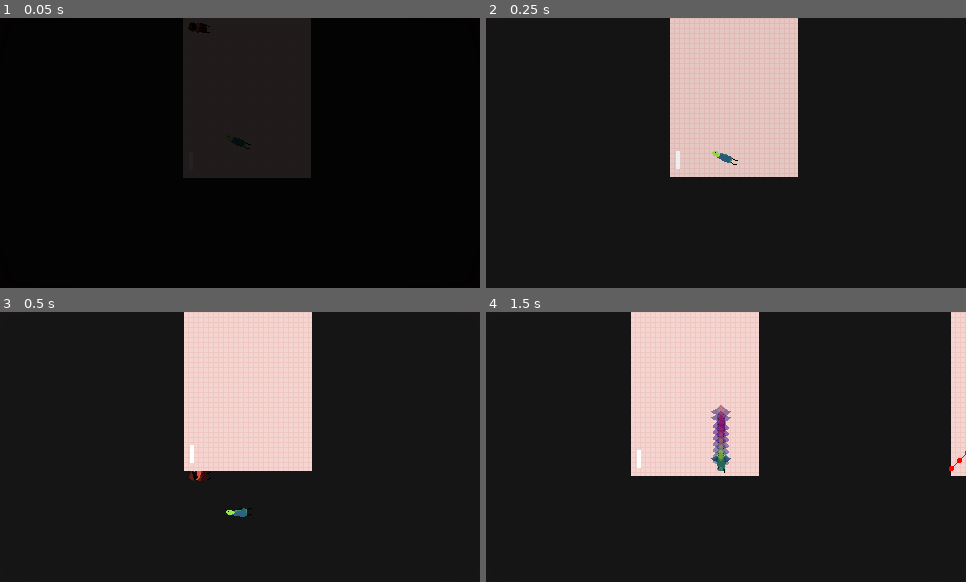
Above: before the commit, frames 1-4 (two rows, left to right).
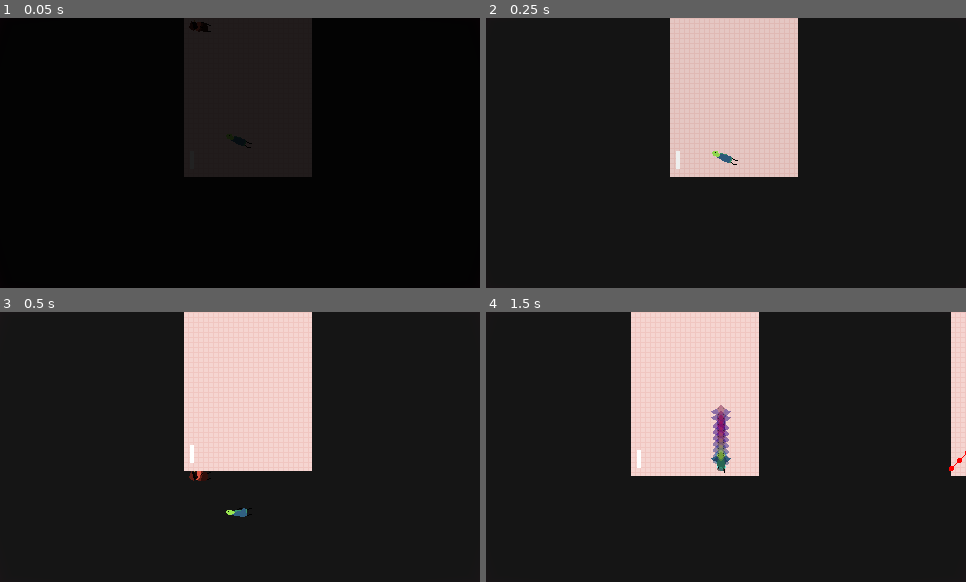
Above: after the commit, the same moments.

Repository: ehj37/Lizard-Mini
Game: Godot game, scene res://scenes/levels/level2.tscn
Two runs of this game, one before a commit and one after it. Both use one fixed random seed, a clock stepped at 60 frames per second and the inputs below. Sound files missing from this copy of the repository are replaced by a short silence.
Inputs (mouse positions are in pixels of both pictures, inside the frame that each line leads up to):
- Up to frame 1 (0.05 s): no input
- Up to frame 2 (0.25 s): no input
- Up to frame 3 (0.5 s): no input
- Up to frame 4 (1.5 s): move the mouse to (831, 433) at 0.52 s; press the mouse at (831, 433) at 0.53 s; hold Right (move_right) 0.53-1.28 s; move the mouse to (630, 460) at 1.27 s; release the mouse at (630, 460) at 1.28 s; hold Down (move_down) from 1.28 s (still down); tap Space (dash) at 1.35 s

The runs differ from the first frame. In frame 1, 0.4% of the frame differs, in the area x 38-65%, y 0-60%; in frame 2, nothing differs; in frame 3, nothing differs; in frame 4, nothing differs.

Commit message:
Directional camera movement on player sword connect

Diff:
--- a/autoload/signal_bus.gd
+++ b/autoload/signal_bus.gd
@@ -1,7 +1,7 @@
 extends Node
 
 @warning_ignore("unused_signal")
-signal shake_camera(shake_magnitude: CameraShakeMagnitude)
+signal shake_camera(shake_magnitude: CameraShakeMagnitude, direction: Vector2)
 @warning_ignore("unused_signal")
 signal focus_camera(target: Vector2)
 @warning_ignore("unused_signal")
--- a/scenes/enemies/golem/state/slam.gd
+++ b/scenes/enemies/golem/state/slam.gd
@@ -19,7 +19,7 @@
 func enter(data: Dictionary = {}) -> void:
 	_is_combo = data.get("is_combo", false)
 
-	SignalBus.shake_camera.emit(SignalBus.CameraShakeMagnitude.SMALL)
+	SignalBus.shake_camera.emit(SignalBus.CameraShakeMagnitude.SMALL, Vector2.ZERO)
 	golem.animation_player.play("slam")
 	SoundEffectManager.play_at(slam_sound_effect_config, golem.global_position)
 
--- a/scenes/enemies/wisp/wisp.gd
+++ b/scenes/enemies/wisp/wisp.gd
@@ -42,9 +42,9 @@
 	state_machine.transition_to("Death")
 
 
-func _on_hitbox_blood_drawn(hurtbox_owner_type: Hitbox.HurtboxOwnerType, _is_lethal: bool) -> void:
+func _on_hitbox_blood_drawn(hurtbox_owner_type: Hurtbox.OwnerType, _is_lethal: bool) -> void:
 	# Power through breakable obstacles without dying.
-	if hurtbox_owner_type == Hitbox.HurtboxOwnerType.UNCATEGORIZED:
+	if hurtbox_owner_type == Hurtbox.OwnerType.UNCATEGORIZED:
 		return
 
 	if state_machine.current_state.name == "Alert":
--- a/scenes/hitbox/hitbox.gd
+++ b/scenes/hitbox/hitbox.gd
@@ -2,10 +2,9 @@
 
 extends Area2D
 
-signal blood_drawn(hurtbox_owner_type: HurtboxOwnerType, is_lethal: bool)
+signal blood_drawn(hurtbox_owner_type: Hurtbox.OwnerType, is_lethal: bool)
 
 enum DamageType { ENEMY, PLAYER, EXPLOSIVE, FIRE }
-enum HurtboxOwnerType { UNCATEGORIZED, PLAYER, ENEMY }
 
 @export var damage_amount: int = 1
 @export var damage_types: Array[DamageType] = []
@@ -37,17 +36,10 @@
 
 
 func on_hurtbox_connect(hurtbox: Hurtbox) -> void:
-	var hurtbox_owner_type: HurtboxOwnerType
-	var hurtbox_owner: Node = hurtbox.owner
-	if hurtbox_owner is Player:
-		hurtbox_owner_type = HurtboxOwnerType.PLAYER
-	elif hurtbox_owner is Enemy:
-		hurtbox_owner_type = HurtboxOwnerType.ENEMY
-	else:
-		hurtbox_owner_type = HurtboxOwnerType.UNCATEGORIZED
-
 	if hurtbox.health_component:
-		blood_drawn.emit(hurtbox_owner_type, hurtbox.health_component.is_health_depleted())
+		var hurtbox_owner_type: Hurtbox.OwnerType = hurtbox.get_owner_type()
+		var is_lethal: bool = hurtbox.health_component.is_health_depleted()
+		blood_drawn.emit(hurtbox_owner_type, is_lethal)
 
 
 func _ready() -> void:
--- a/scenes/hurtbox/hurtbox.gd
+++ b/scenes/hurtbox/hurtbox.gd
@@ -4,6 +4,8 @@
 
 signal hitbox_connected(damage_direction: Vector2, damage_types: Array[Hitbox.DamageType])
 signal burned
+
+enum OwnerType { UNCATEGORIZED, PLAYER, ENEMY }
 
 @export var health_component: HealthComponent
 # If the hurtbox's owner has been damaged by a hitbox, the amount of time before
@@ -58,6 +60,16 @@
 	return true
 
 
+func get_owner_type() -> OwnerType:
+	if owner is Player:
+		return OwnerType.PLAYER
+
+	if owner is Enemy:
+		return OwnerType.ENEMY
+
+	return OwnerType.UNCATEGORIZED
+
+
 func _physics_process(_delta: float) -> void:
 	if disabled:
 		return
--- a/scenes/objects/explosive_canister/explosive_canister.gd
+++ b/scenes/objects/explosive_canister/explosive_canister.gd
@@ -29,6 +29,6 @@
 	explosion.global_position = global_position
 	LevelManager.current_level.add_child(explosion)
 
-	SignalBus.shake_camera.emit(SignalBus.CameraShakeMagnitude.LARGE)
+	SignalBus.shake_camera.emit(SignalBus.CameraShakeMagnitude.LARGE, Vector2.ZERO)
 
 	queue_free()
--- a/scenes/player/player.gd
+++ b/scenes/player/player.gd
@@ -128,18 +128,12 @@
 			_pressed_movement_inputs.erase(movement_input)
 
 
-func _on_hitbox_sword_blood_drawn(
-	hurtbox_owner_type: Hitbox.HurtboxOwnerType, is_lethal: bool
-) -> void:
+func _on_hitbox_sword_blood_drawn(hurtbox_owner_type: Hurtbox.OwnerType, _is_lethal: bool) -> void:
 	match hurtbox_owner_type:
-		Hitbox.HurtboxOwnerType.ENEMY:
-			var shake_magnitude: SignalBus.CameraShakeMagnitude
-			if is_lethal:
-				shake_magnitude = SignalBus.CameraShakeMagnitude.LARGE
-			else:
-				shake_magnitude = SignalBus.CameraShakeMagnitude.SMALL
-
-			SignalBus.shake_camera.emit(shake_magnitude)
+		Hurtbox.OwnerType.ENEMY:
+			SignalBus.shake_camera.emit(
+				SignalBus.CameraShakeMagnitude.SMALL, -hitbox_sword.orientation
+			)
 			SoundEffectManager.play(_sword_connect_sound_effect_config)
 
 
--- a/scenes/player_camera/player_camera.gd
+++ b/scenes/player_camera/player_camera.gd
@@ -11,7 +11,8 @@
 
 @export var player: Player
 
-var _current_shake_magnitude: float = 5.0
+var _shake_magnitude: float = 0.0
+var _shake_direction: Vector2 = Vector2.ZERO
 var _focus_target: Vector2
 var _focused: bool = false
 var _registed_lock_areas: Array[CameraLockArea] = []
@@ -38,14 +39,8 @@
 
 
 func _process(delta: float) -> void:
-	if _current_shake_magnitude > 0:
-		var shake_offset_x: float = randf_range(-_current_shake_magnitude, _current_shake_magnitude)
-		var shake_offset_y: float = randf_range(-_current_shake_magnitude, _current_shake_magnitude)
-		offset = Vector2(shake_offset_x, shake_offset_y)
-
-		_current_shake_magnitude = max(_current_shake_magnitude - delta * SHAKE_DIMINISH_SPEED, 0)
-	else:
-		offset = Vector2.ZERO
+	_shake_magnitude = max(_shake_magnitude - SHAKE_DIMINISH_SPEED * delta, 0)
+	_set_shake_offset()
 
 	if _focused:
 		global_position = global_position.move_toward(_focus_target, delta * PAN_SPEED)
@@ -74,14 +69,27 @@
 	global_position = Vector2(target_x, target_y)
 
 
-func _begin_shake(shake_magnitude: SignalBus.CameraShakeMagnitude) -> void:
+func _set_shake_offset() -> void:
+	if _shake_direction == Vector2.ZERO:
+		var shake_offset_x: float = randf_range(-_shake_magnitude, _shake_magnitude)
+		var shake_offset_y: float = randf_range(-_shake_magnitude, _shake_magnitude)
+		offset = Vector2(shake_offset_x, shake_offset_y)
+	else:
+		offset = _shake_direction * _shake_magnitude
+
+
+func _begin_shake(shake_magnitude: SignalBus.CameraShakeMagnitude, direction: Vector2) -> void:
 	match shake_magnitude:
 		SignalBus.CameraShakeMagnitude.LARGE:
-			_current_shake_magnitude = INITIAL_SHAKE_MAGNITUDE_LARGE
+			_shake_magnitude = INITIAL_SHAKE_MAGNITUDE_LARGE
 		SignalBus.CameraShakeMagnitude.MEDIUM:
-			_current_shake_magnitude = INITIAL_SHAKE_MAGNITUDE_MEDIUM
+			_shake_magnitude = INITIAL_SHAKE_MAGNITUDE_MEDIUM
 		SignalBus.CameraShakeMagnitude.SMALL:
-			_current_shake_magnitude = INITIAL_SHAKE_MAGNITUDE_SMALL
+			_shake_magnitude = INITIAL_SHAKE_MAGNITUDE_SMALL
+
+	_shake_direction = direction.normalized()
+
+	_set_shake_offset()
 
 
 func _on_focus(target: Vector2) -> void:
